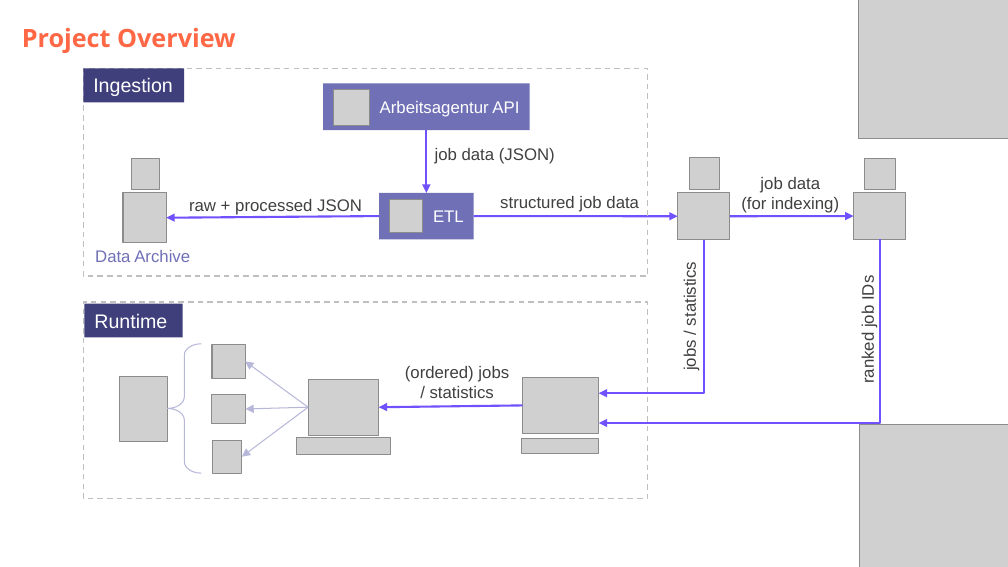
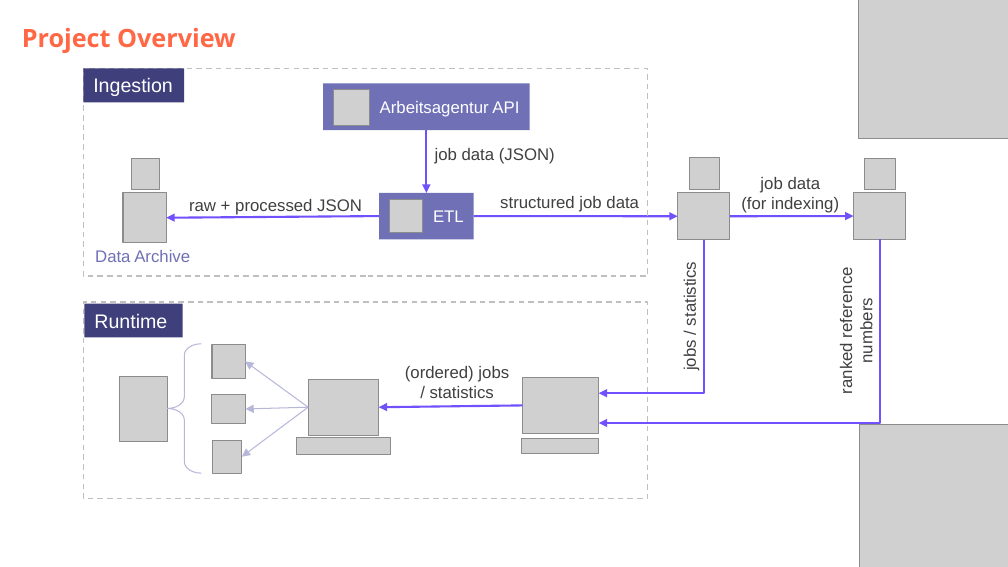
Before and after one commit to DataScientest-Studio/jun26bde-job-market, a slide deck: slide 3 of docs/defence/Defence.pptx (slide 6 before the commit). Drawn at 1008x567 pixels with LibreOffice and Linux fonts; fonts in the diff are those of the drawing; grey boxes stand for pictures; background and template pictures are left out. Boxes give left, top, right and bottom in pixels: in the first picture for what was removed or moved away, otherwise in the second. Text is boxed around its words. In the diff, an @@ line names an element or a change of style, - is before the commit and + after.

```diff
--- a/docs/defence/Defence.pptx
+++ b/docs/defence/Defence.pptx
@@ text at [837,274,876,393]: text changed @@
-ranked job IDs
+ranked reference numbers
```
Also in this commit, not shown: 8 other slides changed, 2 slides added, 6 slides removed, 7 other files.
